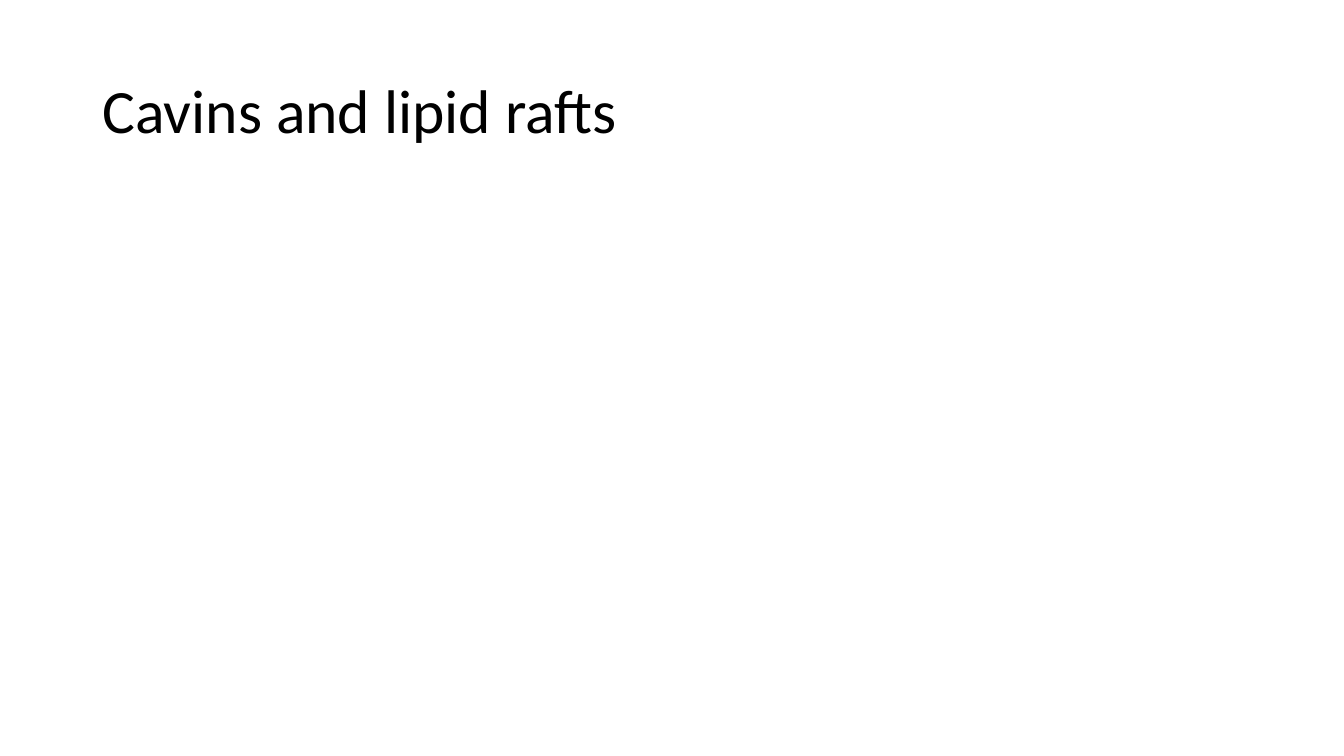
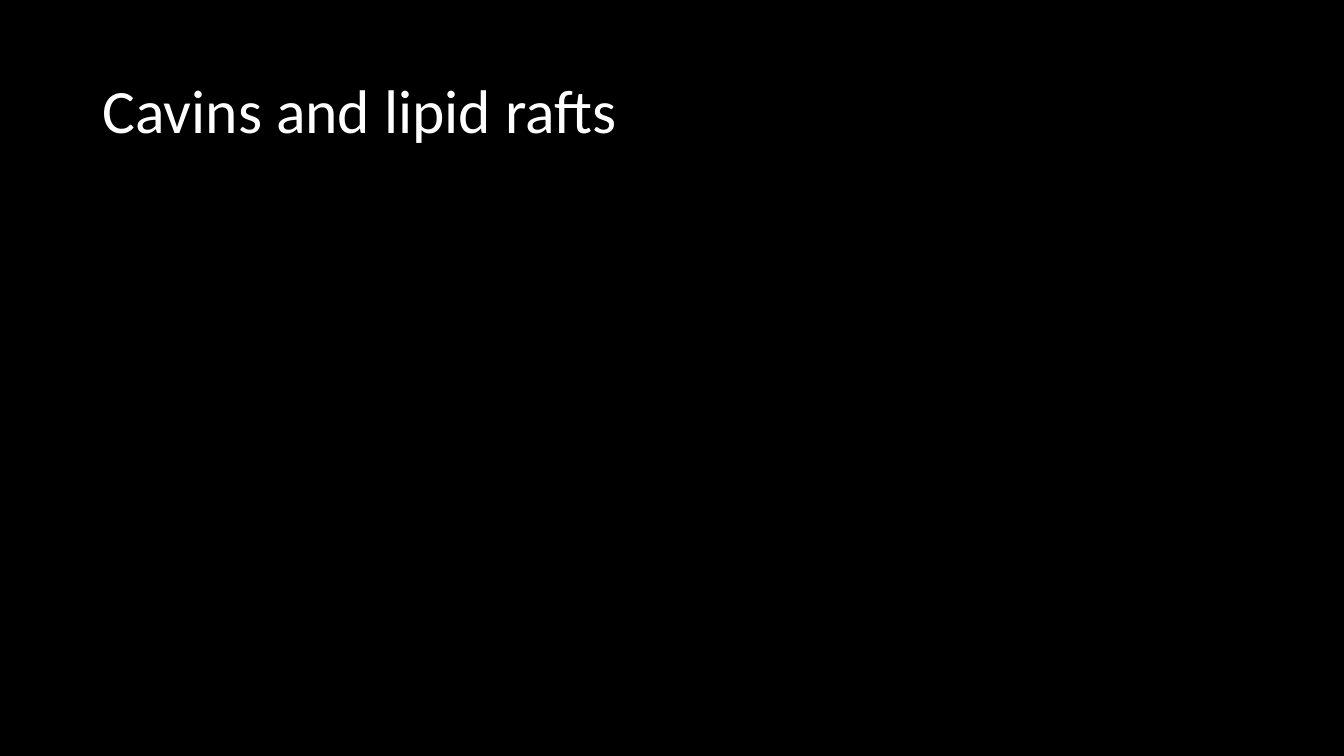
Before and after one commit to HarleyRobinson/Honours2, a slide deck: slide 6 of BackgroundInfo/Selective export of microRNA via extracellular vesicles.pptx. Drawn at 1344x756 pixels with LibreOffice and Linux fonts; fonts in the diff are those of the drawing. Boxes give left, top, right and bottom in pixels: in the first picture for what was removed or moved away, otherwise in the second. Text is boxed around its words. In the diff, an @@ line names an element or a change of style, - is before the commit and + after.

```diff
--- a/BackgroundInfo/Selective export of microRNA via extracellular vesicles.pptx
+++ b/BackgroundInfo/Selective export of microRNA via extracellular vesicles.pptx
@@ background #FFFFFF to #000000 @@
@@ title "Cavins and lipid rafts" at [102,90,616,143]: text colour #000000 to #FFFFFF @@
```
Also in this commit, not shown: 8 other slides changed, 1 slide added, 1 slide removed, 3 other files.
